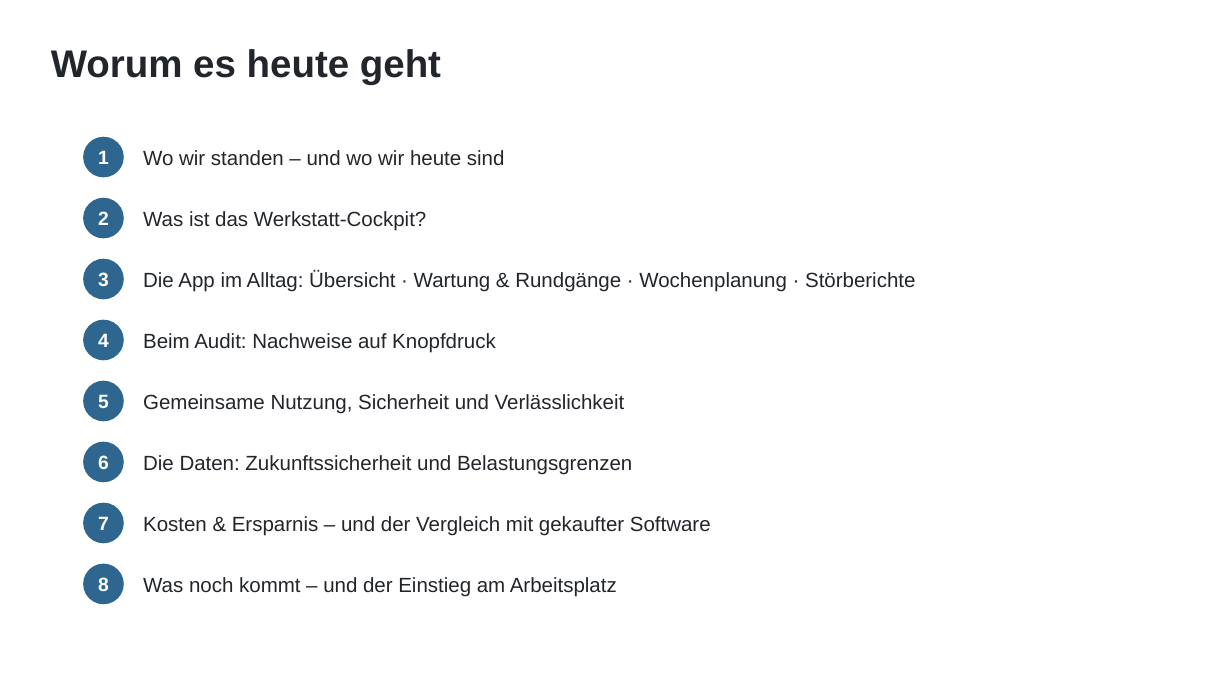
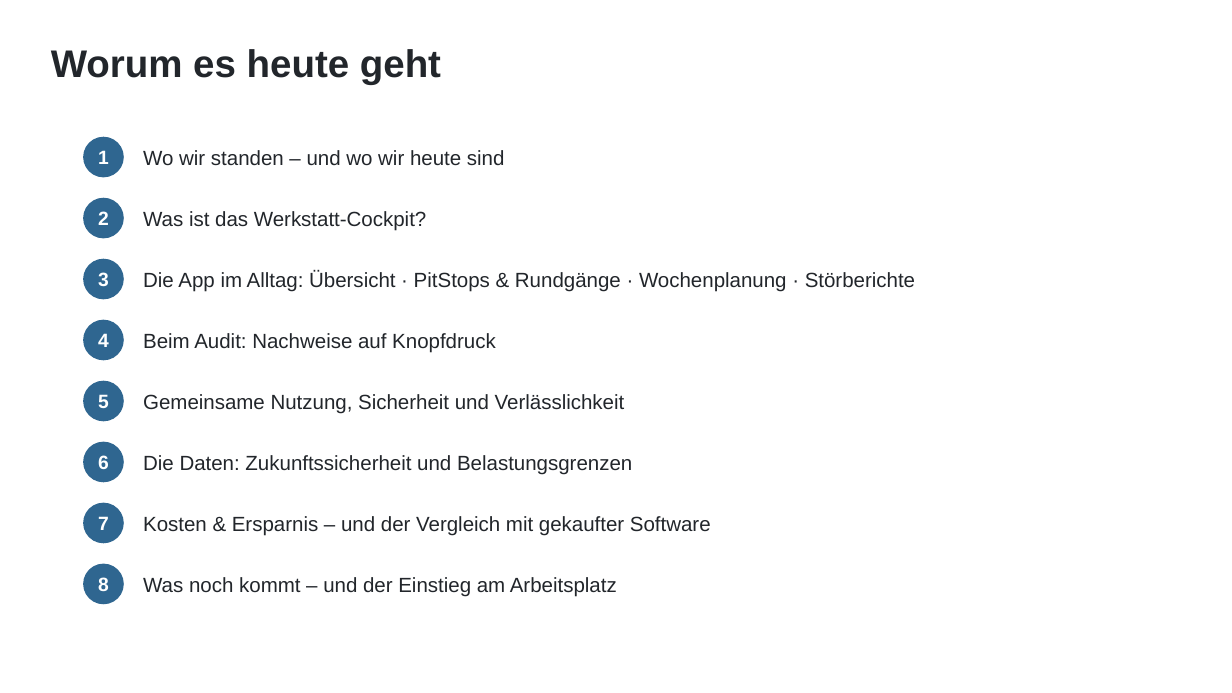
Before and after one commit to ciraciroberto90-debug/WerkstattKalender, a slide deck: slide 2 of doku/Werkstatt-Cockpit-Vorstellung.pptx. Drawn at 1232x693 pixels with LibreOffice and Linux fonts; fonts in the diff are those of the drawing. Boxes give left, top, right and bottom in pixels: in the first picture for what was removed or moved away, otherwise in the second. Text is boxed around its words. In the diff, an @@ line names an element or a change of style, - is before the commit and + after.

```diff
--- a/doku/Werkstatt-Cockpit-Vorstellung.pptx
+++ b/doku/Werkstatt-Cockpit-Vorstellung.pptx
@@ text at bbox=[143, 271, 915, 292]: text changed @@
-Die App im Alltag: Übersicht · Wartung & Rundgänge · Wochenplanung · Störberichte
+Die App im Alltag: Übersicht · PitStops & Rundgänge · Wochenplanung · Störberichte
```
Also in this commit, not shown: 4 other slides changed, 11 other files.
